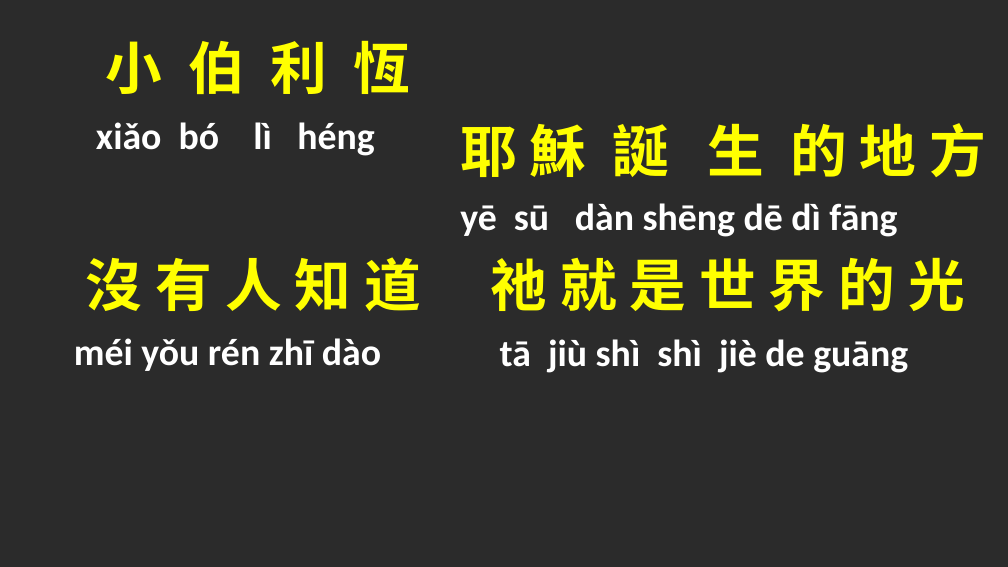
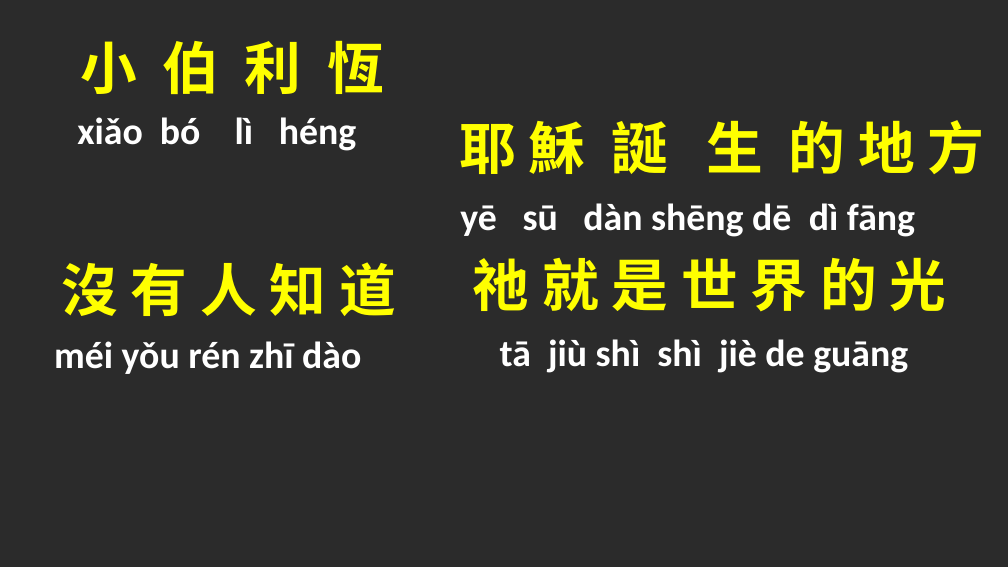
Before and after one commit to batisuoc/free-school-class, a slide deck: slide 4 of chinese/小伯利恆.pptx. Drawn at 1008x567 pixels with LibreOffice and Linux fonts; fonts in the diff are those of the drawing; background and template pictures are left out; a plain dark background stands for a picture behind light text. Boxes give left, top, right and bottom in pixels: in the first picture for what was removed or moved away, otherwise in the second. Text is boxed around its words. In the diff, an @@ line names an element or a change of style, - is before the commit and + after.

```diff
--- a/chinese/小伯利恆.pptx
+++ b/chinese/小伯利恆.pptx
@@ title "小 伯 利 恆": place and size @@
-title "小 伯 利 恆" at (106,40,410,94)
+title "小 伯 利 恆" at (80,40,384,94)
@@ text "xiǎo bó lì héng": place and size @@
-text "xiǎo bó lì héng" at (96,122,374,156)
+text "xiǎo bó lì héng" at (77,117,356,151)
@@ text "yē sū dàn shēng dē ..." rewrapped from (460,203,897,237) to (460,203,915,237) @@
@@ font Calibri to Noto Sans CJK SC in 4 elements at (473,257,947,311), (459,120,985,174), (80,40,384,94), (61,262,396,316) @@
@@ text "沒 有 人 知 道": place and size @@
-text "沒 有 人 知 道" at (86,257,421,311)
+text "沒 有 人 知 道" at (61,262,396,316)
@@ text "祂 就 是 世 界 ...": place and size @@
-text "祂 就 是 世 界 ..." at (491,257,965,311)
+text "祂 就 是 世 界 ..." at (473,257,947,311)
@@ text "méi yǒu rén zhī dào": place and size @@
-text "méi yǒu rén zhī dào" at (74,338,381,371)
+text "méi yǒu rén zhī dào" at (54,341,361,374)
```
Also in this commit, not shown: 5 other slides changed.
